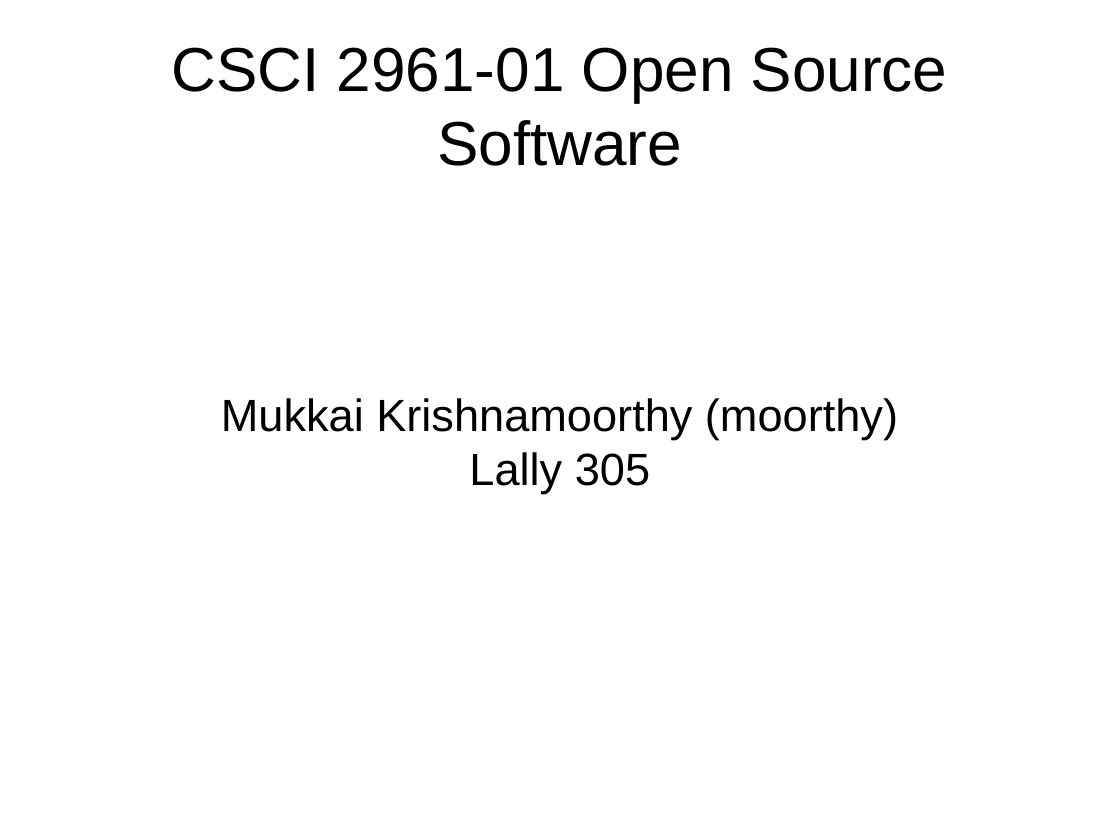
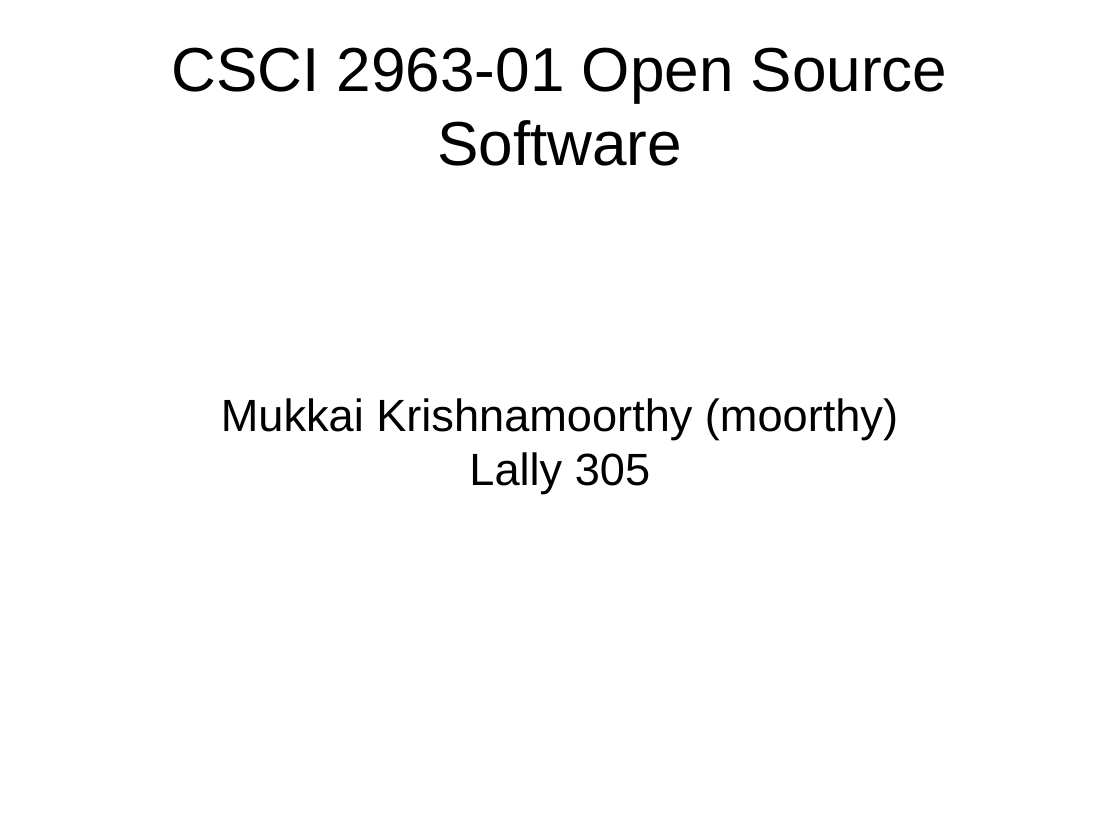
Before and after one commit to rcos/CSCI2963-01, a slide deck: slide 1 of Lectures/Lecture-1-1.odp. Drawn at 1120x840 pixels with LibreOffice and Linux fonts; fonts in the diff are those of the drawing. Boxes give left, top, right and bottom in pixels: in the first picture for what was removed or moved away, otherwise in the second. Text is boxed around its words. In the diff, an @@ line names an element or a change of style, - is before the commit and + after.

```diff
--- a/Lectures/Lecture-1-1.odp
+++ b/Lectures/Lecture-1-1.odp
@@ title at (171,47,948,166): text changed @@
-CSCI 2961-01 Open Source Software
+CSCI 2963-01 Open Source Software
```
Also in this commit, not shown: 3 other slides changed, 3 other files.
